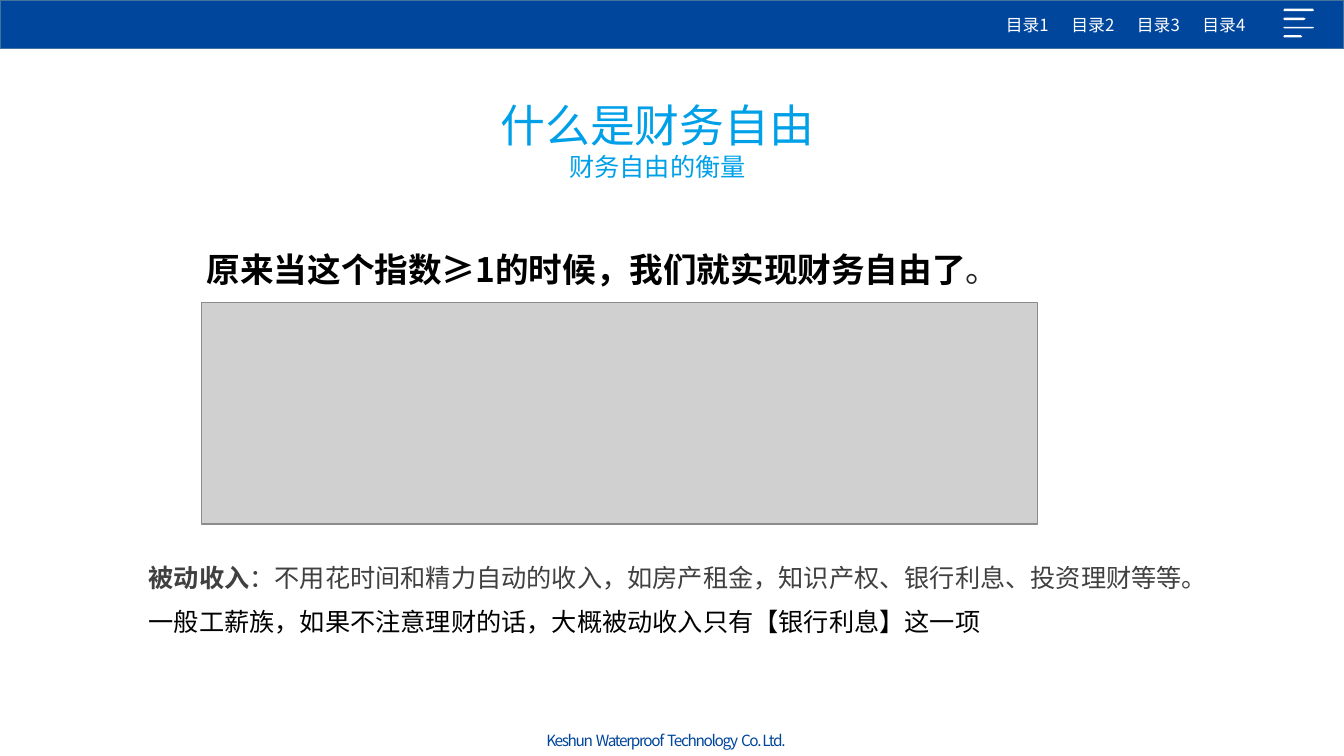
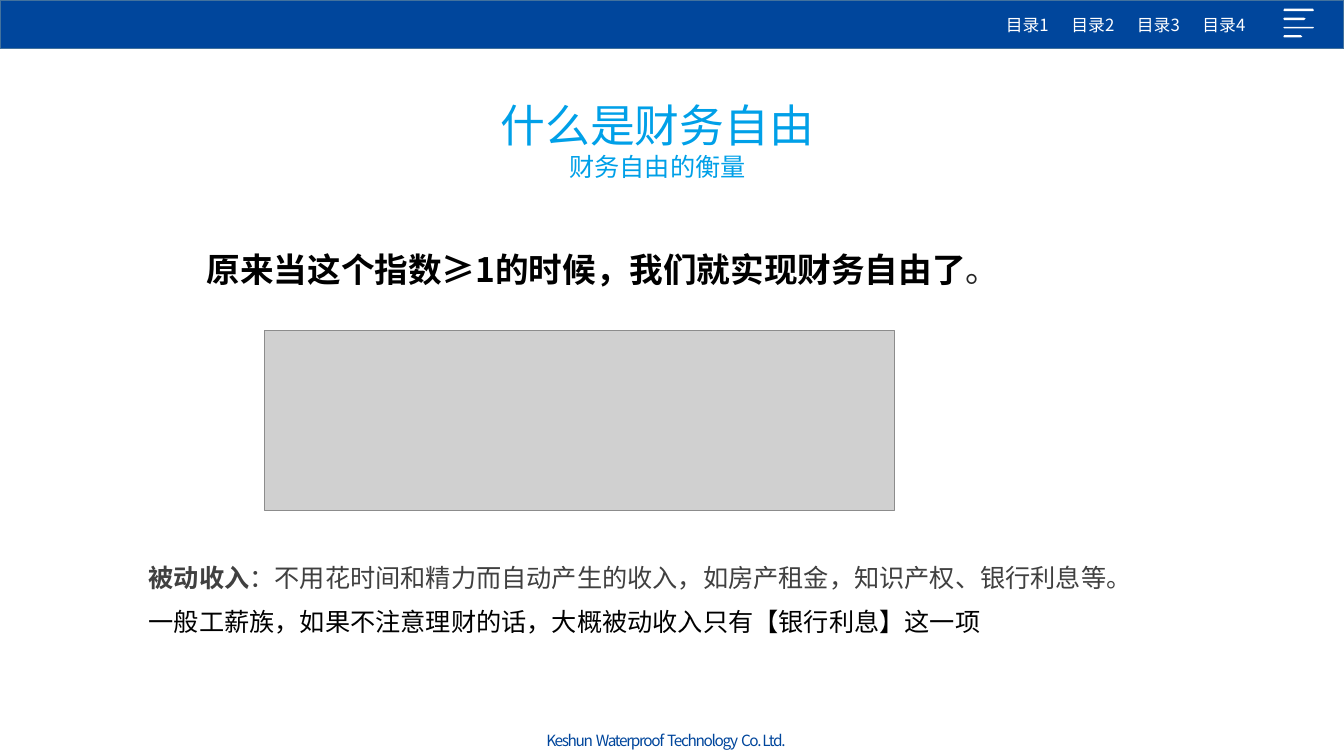
Before and after one commit to Jack-liangqihua/ABAP_CODER, a slide deck: slide 6 of 专题研究/晨会主题/201904财务自由.pptx. Drawn at 1344x756 pixels with LibreOffice and Linux fonts; fonts in the diff are those of the drawing; grey boxes stand for pictures; background and template pictures are left out. Boxes give left, top, right and bottom in pixels: in the first picture for what was removed or moved away, otherwise in the second. Text is boxed around its words. In the diff, an @@ line names an element or a change of style, - is before the commit and + after.

```diff
--- a/专题研究/晨会主题/201904财务自由.pptx
+++ b/专题研究/晨会主题/201904财务自由.pptx
@@ picture: place and size @@
-picture at (202,302,1037,524)
+picture at (265,331,895,510)
@@ text at (149,565,1132,590): text changed @@
-被动收入：不用花时间和精力自动的收入，如房产租金，知识产权、银行利息、投资理财等等。
+被动收入：不用花时间和精力而自动产生的收入，如房产租金，知识产权、银行利息等。
```
Also in this commit, not shown: 3 other slides changed, 1 slide removed.
